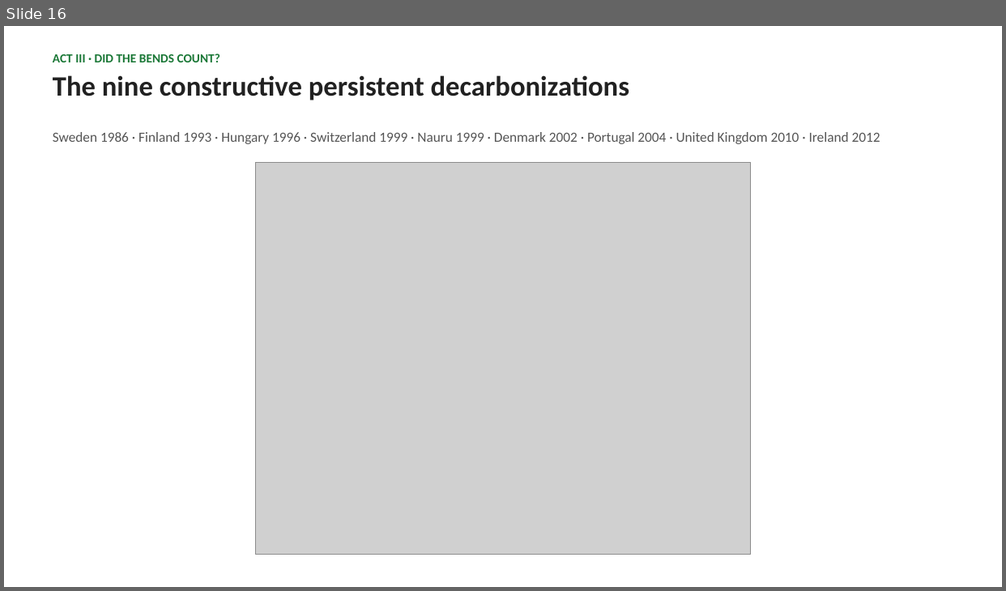
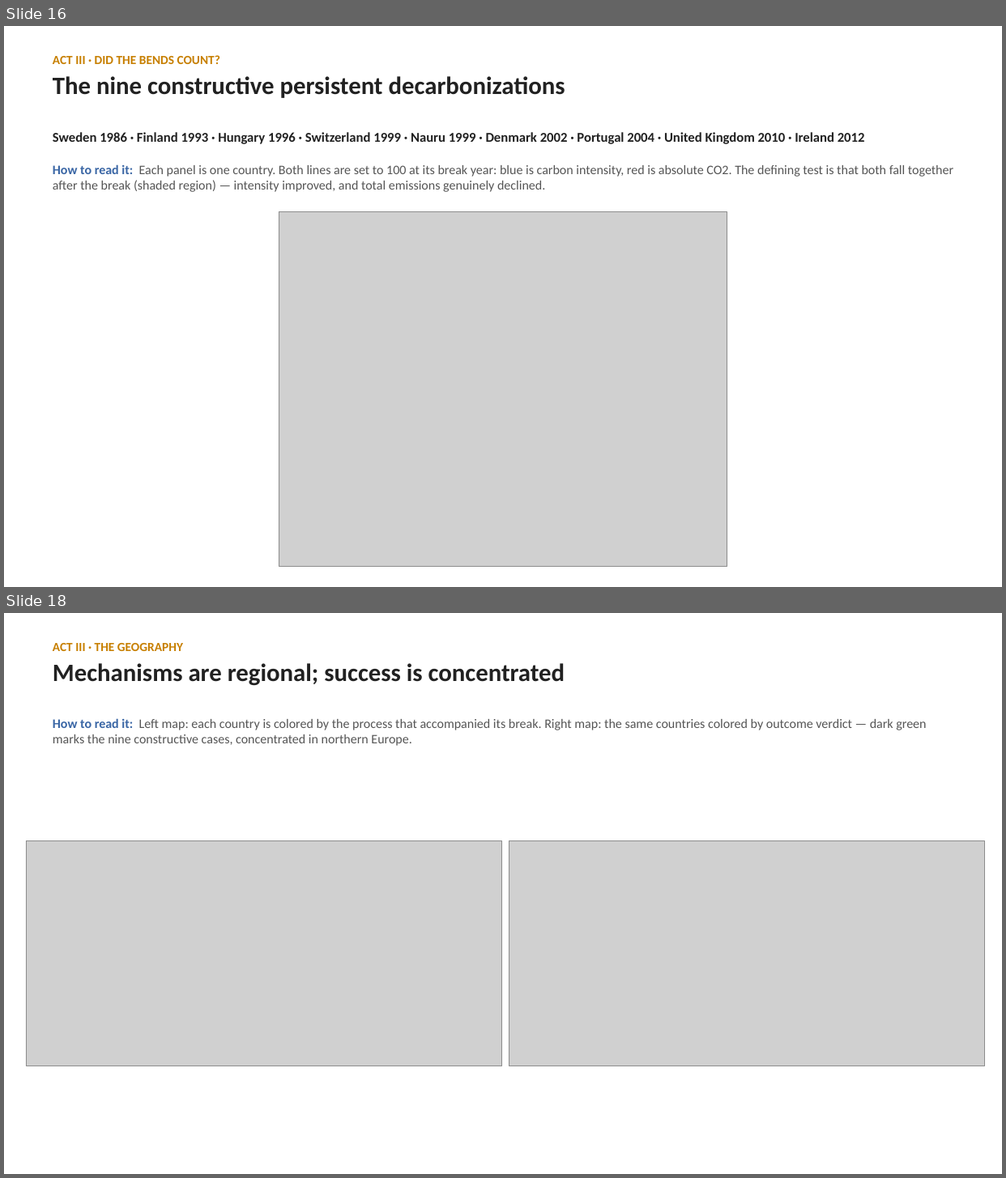
Before and after one commit to cwejnert/HDI-Happiness, a slide deck: carbon_breakpoints_takeaway_figures/what_bends_the_curve_final.pptx. Shown one above the other, each under a label of ours: slide 16 before the commit, slides 16 and 18 after it; the slides between them are not shown. The pictures are 1006x591 and 1006x1178 pixels, drawn with LibreOffice and Linux fonts; fonts in the diff are those of the drawing; grey boxes stand for pictures. Boxes give left, top, right and bottom in pixels: in the first picture for what was removed or moved away, otherwise in the second. Text is boxed around its words. In the diff, an @@ line names an element or a change of style, - is before the commit and + after.

```diff
--- a/carbon_breakpoints_takeaway_figures/what_bends_the_curve_final.pptx
+++ b/carbon_breakpoints_takeaway_figures/what_bends_the_curve_final.pptx
@@ slide 18 added at [4, 613, 1002, 1174], background #FFFFFF @@
@@ text added at [53, 643, 565, 686], 24 pt, text #212121, bold @@
+ACT III · THE GEOGRAPHY
+Mechanisms are regional; success is concentrated
@@ text added at [53, 718, 926, 746], 12.5 pt, text #555555 @@
+How to read it: Left map: each country is colored by the process that accompanied its break. Right map: the same countries colored by outcome verdict — dark green marks the nine constructive cases, concentrated in northern Europe.
@@ picture added at [27, 841, 502, 1067] @@
@@ picture added at [509, 841, 985, 1067] @@
@@ slide 16 changed as well @@
@@ text "ACT III · DID THE ..." at [53, 55, 565, 98]: text colour #1B7837 to #C77F00 in "ACT III · DID THE BENDS COUNT?"; size 27 to 24 pt in "The nine constructive persistent decarbonizations" @@
@@ text "Sweden 1986 · Finland 1993 ..." at [53, 132, 865, 144]: size 13.5 to 13 pt, text colour #555555 to #212121, bold on @@
@@ text added at [53, 165, 953, 192], 12.5 pt, text #555555 @@
+How to read it: Each panel is one country. Both lines are set to 100 at its break year: blue is carbon intensity, red is absolute CO2. The defining test is that both fall together after the break (shaded region) — intensity improved, and total emissions genuinely declined.
@@ picture: place and size @@
-picture at [256, 162, 751, 555]
+picture at [279, 211, 727, 566]
```
Also in this commit, not shown: 15 other slides changed, 4 other slides added, 5 slides removed, 2 other files.
